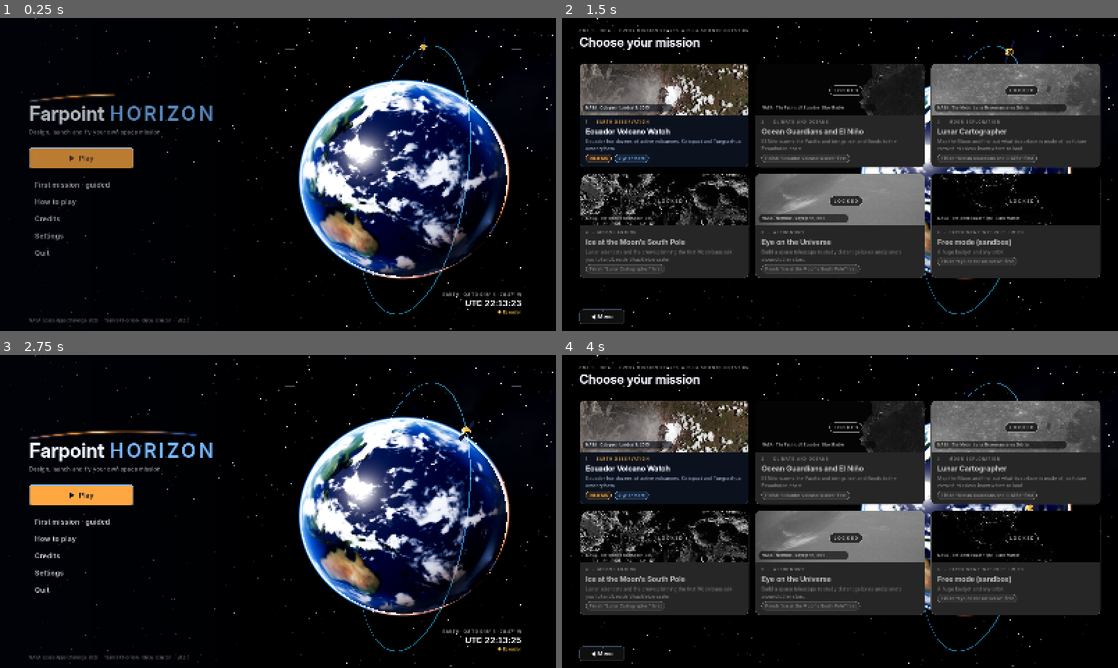
Above: before the commit, frames 1-4 (two rows, left to right).
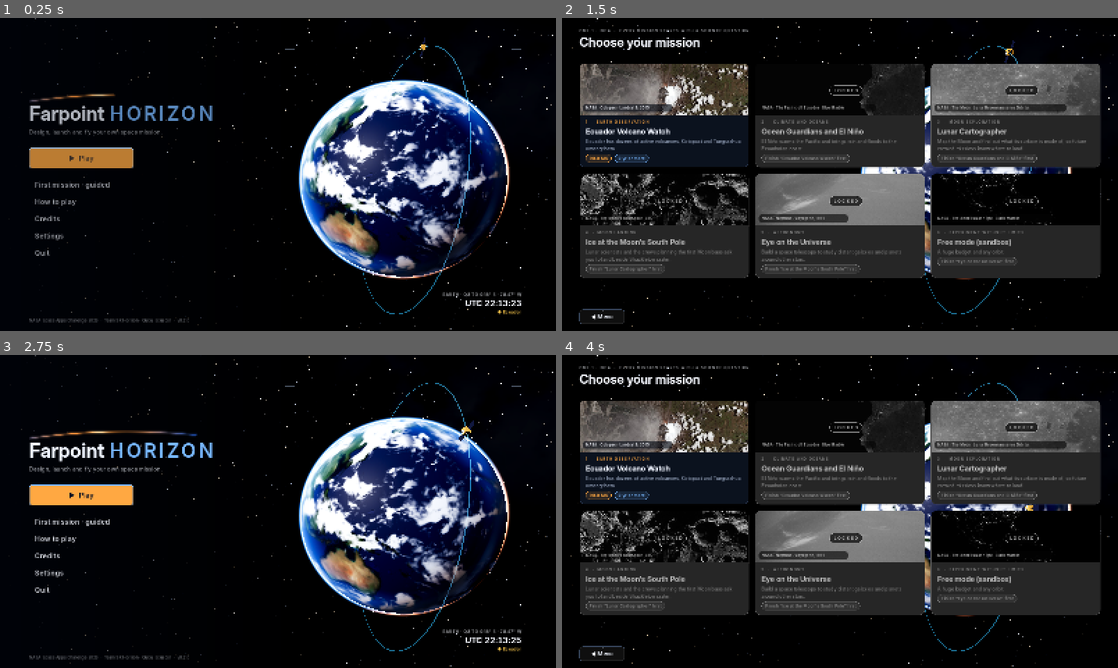
Above: after the commit, the same moments.

Repository: alexanderkholodov1/farpoint-horizon
Game: Godot game, scene res://scenes/main.tscn
Same seed, same stepped clock (60 frames per second), same inputs: the game is played once before the commit and once after it. Sound files missing from this copy of the repository are replaced by a short silence.
Inputs (mouse positions are in pixels of both pictures, inside the frame that each line leads up to):
- Up to frame 1 (0.25 s): no input
- Up to frame 2 (1.5 s): click "▶ Play" at 0.5 s; tap Enter at 1.25 s; move the mouse to (962, 158) at 1.27 s; hold Right from 1.28 s (still down); tap M at 1.35 s; click (962, 158) at 1.42 s
- Up to frame 3 (2.75 s): tap Space at 1.52 s; release Right at 2 s; click "◀ Menu" at 2 s
- Up to frame 4 (4 s): click "▶ Play" at 2.75 s; drag from (728, 527) to (812, 574) at 3.52 s

The runs differ from the first frame. In frame 1, 0.8% of the frame differs, in the area x 61-89%, y 36-68%; in frame 2, 0.2%; in frame 3, 0.8%; in frame 4, 0.2%.

Commit message:
The trip's key moments as timed presses: a ring closes on a circle around the craft for the ignition, the cut, the brake and the round orbit, each graded and summed up at the Moon, with slow motion for the cuts; flames in vacuum short and smokeless; the craft seated on the lander on an adapter; a softer ocean glint; fast time watched on the map (issues #8, #12, #36)

Diff:
--- a/i18n/design_guide.csv
+++ b/i18n/design_guide.csv
@@ -98,3 +98,17 @@
 Braking: watch your path close into a loop around the Moon,Frenando: mira cómo tu trayectoria se cierra en un lazo alrededor de la Luna
 your plan first,primero tu plan
 Speed lost,Velocidad perdida
+SPACE,ESPACIO
+IGNITE,ENCENDER
+PERFECT,PERFECTO
+GOOD,BIEN
+EARLY,PRONTO
+LATE,TARDE
+AUTO,AUTO
+Ignition,Encendido
+Cut,Corte
+%d × %d km over its surface.,%d × %d km sobre su superficie.
+Press SPACE when the ring closes on the circle: that cuts the engine,Pulsa ESPACIO cuando el anillo se cierre sobre el círculo: eso apaga el motor
+Press SPACE when the ring closes on the circle,Pulsa ESPACIO cuando el anillo se cierre sobre el círculo
+"Press SPACE when the ring closes: the rounder the orbit, the better","Pulsa ESPACIO cuando el anillo se cierre: cuanto más redonda la órbita, mejor"
+Press SPACE when the ring closes on the circle to brake,Pulsa ESPACIO cuando el anillo se cierre sobre el círculo para frenar
--- a/scripts/flight/flight_hud.gd
+++ b/scripts/flight/flight_hud.gd
@@ -56,6 +56,7 @@
 
 
 var _top_right: HBoxContainer
+var ring: Instruments.TimingRing   ## The timing ring in the middle (ring_show, ring_grade).
 var _hint_tw: Tween
 
 
@@ -160,7 +161,7 @@
 	big.horizontal_alignment = HORIZONTAL_ALIGNMENT_CENTER
 	big.add_theme_constant_override("outline_size", 12)
 	big.add_theme_color_override("font_outline_color", Color(0, 0, 0, 0.55))
-	Kit.place(big, 0.5, 0.2, 0.5, 0.2, -600, -50, 600, 32)
+	Kit.place(big, 0, 0.2, 1, 0.2, 500, -50, -400, 32)
 	big.mouse_filter = Control.MOUSE_FILTER_IGNORE
 	add_child(big)
 	sub = Kit.lbl("", Kit.T_ACTION, Kit.C_ON_DARK, Kit.FONT_B, true)
@@ -170,6 +171,10 @@
 	Kit.place(sub, 0, 0.2, 1, 0.2, 520, 38, -420, 110)   # the column between the readouts and the buttons, at any width
 	sub.mouse_filter = Control.MOUSE_FILTER_IGNORE
 	add_child(sub)
+	ring = Instruments.TimingRing.new()
+	Kit.place(ring, 0.5, 0.5, 0.5, 0.5, -320, -250, 320, 330)
+	ring.visible = false
+	add_child(ring)
 	var hb: Array = Kit.hint_box()
 	hint_panel = hb[0]
 	hint_lbl = hb[1]
@@ -322,6 +327,20 @@
 	g.text = text
 
 
+## Shows the timing ring this frame: `remaining` from 1 (far) to 0 (press now), `window` how near 0 is on time.
+func ring_show(label: String, remaining: float, window := 0.05) -> void:
+	ring.active = true
+	ring.label = label
+	ring.remaining = remaining
+	ring.window = window
+
+
+## Flashes how a timed press went ("PERFECT", "LATE"...).
+func ring_grade(text: String, col: Color) -> void:
+	ring.grade(text, col)
+	Sound.player(self, "chime" if col == Kit.C_OK else "beep").play()
+
+
 ## Renames a gauge (the same instrument reads the speed added in a burn and the speed lost in a brake).
 func name_gauge(name_: String, label: String) -> void:
 	_gauges[name_].title = label
@@ -337,6 +356,10 @@
 		_msg_tw.kill()
 	big.text = big_text
 	sub.text = small_text
+	var fs := Kit.T_SHOUT
+	while fs > 30 and Kit.FONT_T.get_string_size(big_text, HORIZONTAL_ALIGNMENT_LEFT, -1, fs).x > maxf(size.x - 920.0, 300.0):
+		fs -= 2
+	big.add_theme_font_size_override("font_size", fs)
 	big.add_theme_color_override("font_color", col)
 	big.modulate.a = 1.0
 	sub.modulate.a = 1.0
--- a/scripts/flight/flight_scene.gd
+++ b/scripts/flight/flight_scene.gd
@@ -153,6 +153,10 @@
 	var craft := Ship.build(m)
 	var r: float = craft.get_meta("radius", 1.0)
 	craft.scale = Vector3.ONE * (size * 0.4 / maxf(r, 0.01))
-	craft.position = Vector3(0, -leg * 0.25 + size * 0.16 + size * 0.3, 0)
+	# the craft sits on the lander's deck on an adapter cone, as a payload on its stage (it floated above it before)
+	var deck_top := -leg * 0.25 + size * 0.16
+	Ship.cyl(root, size * 0.09, size * 0.24, size * 0.2, Vector3(0, deck_top + size * 0.1, 0), metal)
+	Ship.cyl(root, size * 0.25, size * 0.25, size * 0.02, Vector3(0, deck_top + size * 0.01, 0), dark)
+	craft.position = Vector3(0, deck_top + size * 0.2, 0)
 	root.add_child(craft)
 	return root
--- a/scripts/flight/instruments.gd
+++ b/scripts/flight/instruments.gd
@@ -332,3 +332,59 @@
 		var kx := lerpf(track.position.x + 10.0, track.end.x - 10.0, _k)
 		draw_circle(Vector2(kx, size.y * 0.5), 8.0, Color(0.9, 0.93, 0.98).lerp(lit, _k))
 		draw_circle(Vector2(kx, size.y * 0.5), 3.0, Color(0, 0, 0, 0.25))
+
+
+## A timing ring, for the moments that ask for one press at the right instant (light the engine, cut it, brake): a
+## ring closes onto a fixed circle and the pilot presses when they meet. `remaining` runs from 1 (far) to 0 (now) and
+## below (late); `window` is how near 0 still counts as on time. grade() flashes how the press went.
+class TimingRing extends Control:
+	var active := false
+	var remaining := 1.0
+	var window := 0.05
+	var label := ""
+	var _grade := ""
+	var _grade_col := Color.WHITE
+	var _grade_t := 9.0
+	var _t := 0.0
+
+	func _init() -> void:
+		mouse_filter = Control.MOUSE_FILTER_IGNORE
+
+	func grade(text: String, col: Color) -> void:
+		_grade = text
+		_grade_col = col
+		_grade_t = 0.0
+
+	func _process(delta: float) -> void:
+		_t += delta
+		_grade_t += delta
+		visible = active or _grade_t < 1.6
+		queue_redraw()
+
+	func _draw() -> void:
+		var c := size * 0.5
+		var r0 := 62.0
+		if active:
+			var on: bool = absf(remaining) <= window
+			var late: bool = remaining < -window
+			var target: Color = Kit.C_OK if on else Kit.C_GOLD
+			draw_arc(c, r0, 0.0, TAU, 64, Color(target, 0.95), 5.0 if on else 3.0, true)
+			for k in 4:   # four marks, as a sight
+				var a := TAU * k / 4.0
+				draw_line(c + Vector2.from_angle(a) * (r0 - 9.0), c + Vector2.from_angle(a) * (r0 + 9.0), Color(target, 0.9), 2.0, true)
+			var r := r0 * (1.0 + 2.4 * clampf(remaining, -0.25, 1.4))
+			var col: Color = Kit.C_BAD if late else (Kit.C_OK if on else Kit.C_ACCENT)
+			draw_arc(c, r, 0.0, TAU, 72, Color(col, 0.35), 9.0, true)
+			draw_arc(c, r, 0.0, TAU, 72, col, 3.0, true)
+			# the key and the word
+			var word := TranslationServer.translate("SPACE") + "  ·  " + label
+			var w := Kit.FONT_B.get_string_size(word, HORIZONTAL_ALIGNMENT_LEFT, -1, Kit.T_BODY).x + 28.0
+			var box := Rect2(c + Vector2(-w * 0.5, r0 + 26.0), Vector2(w, 30.0))
+			draw_style_box(Kit.flat(Color(0.0, 0.01, 0.04, 0.8), Color(target, 0.9 if on else 0.5 + 0.3 * sin(_t * 8.0)), 8, 2, 0, 0), box)
+			draw_string(Kit.FONT_B, box.position + Vector2(0, 21), word, HORIZONTAL_ALIGNMENT_CENTER, w, Kit.T_BODY, target)
+		if _grade_t < 1.6:
+			var k := clampf(_grade_t / 0.18, 0.0, 1.0)
+			var fade := 1.0 - smoothstep(1.0, 1.6, _grade_t)
+			var fs := int(lerpf(64.0, 44.0, k))
+			draw_string_outline(Kit.FONT_T, c + Vector2(-300, -r0 - 34.0), _grade, HORIZONTAL_ALIGNMENT_CENTER, 600, fs, 10, Color(0, 0, 0, 0.6 * fade))
+			draw_string(Kit.FONT_T, c + Vector2(-300, -r0 - 34.0), _grade, HORIZONTAL_ALIGNMENT_CENTER, 600, fs, Color(_grade_col, fade))
--- a/scripts/screens/flight.gd
+++ b/scripts/screens/flight.gd
@@ -35,7 +35,7 @@
 const BURN_WARP := 50.0             ## Time while an engine burns: a six-minute burn in about seven seconds.
 const SUN_LON_DEG := 233.0          ## The Sun's ecliptic longitude on 15 November 2026 (about; our simplification).
 const UNIX_DAY0 := 1794700800       ## 15 November 2026 00:00 UTC, the first row of the Moon's ephemeris.
-const OVERBURN := 1.002              ## The flight computer cuts the burn for a pilot who has not cut by the planned speed: 1 % more already passes the Moon thousands of km too far.
+const OVERBURN := 1.01              ## The flight computer cuts the burn for a pilot who has not cut by the planned speed: 1 % more already passes the Moon thousands of km too far.
 const BRAKE_DV_MAX := 2500.0         ## m/s: a brake that has burned this much and still is not held has failed (a real one is about 900).
 const STEPS_TEXT := ["Plan", "Burn", "Coast", "Brake", "Moon orbit"]   ## The trip's steps, shown across the top.
 const STEP_OF := {"plan": 0, "burn": 1, "coast": 2, "missed": 2, "capture": 3, "lunar": 4}
@@ -70,6 +70,7 @@
 var missed_ms := 0
 var steps_row: HBoxContainer
 var cam_idle := 0.0
+var grades: Array = []              ## How each timed press went ("Ignition · PERFECT"), told at the end.
 var brake_dv := 900.0              ## The speed the brake has to take off (m/s), for its gauge.
 var now_lbl: Label
 var minimap: MiniMap
@@ -218,7 +219,7 @@
 	var r: float = ship.get_meta("radius", 1.0)
 	ship.scale = Vector3.ONE * (4.0 / maxf(r, 0.01))     # about 4 m across
 	cv.add_child(ship)
-	flame = Space.make_flame(1.6)
+	flame = Space.make_vacuum_flame(1.6)
 	cv.add_child(flame)
 	cv_earth = Space.make_earth(1.0, false)
 	cv.add_child(cv_earth)
@@ -334,15 +335,15 @@
 				return tr("Wait: mission control is planning your departure")
 			if not plan_ok:
 				return tr("Press SPACE (or Ready) to take this plan")
-			return tr("Press SPACE at zero to light the engine") if hud.action.lit else tr("Wait: time runs by itself to the burn")
+			return tr("Press SPACE when the ring closes on the circle") if hud.action.lit else tr("Wait: time runs by itself to the burn")
 		"burn":
-			return tr("Press SPACE to cut the engine when the bar reaches the mark")
+			return tr("Press SPACE when the ring closes on the circle: that cuts the engine")
 		"coast":
 			if correction_state == "offered":
 				return tr("Press SPACE to correct your path")
 			return tr("Nothing to do: you coast toward the Moon and time runs by itself")
 		"capture":
-			return tr("Braking: watch your path close into a loop around the Moon") if braking else tr("Press SPACE at zero to brake and stay at the Moon")
+			return tr("Press SPACE when the ring closes: the rounder the orbit, the better") if braking else tr("Press SPACE when the ring closes on the circle to brake")
 		"lunar":
 			return tr("You circle the Moon. Look at your orbit, then press SPACE to go down and land")
 		"missed":
@@ -392,6 +393,7 @@
 # ===================================================================================== EACH FRAME
 func process(delta: float) -> void:
 	phase_t += delta
+	hud.ring.active = false
 	# each phase sets how fast time may run first, and only then takes its step (delta * hud.warp): a step taken at the
 	# speed of the wait just ended would jump past the moment the phase slowed down for
 	match phase:
@@ -408,6 +410,9 @@
 		"missed":
 			_missed_phase(delta)
 	plan_panel.visible = phase == "plan" and not plan.is_empty() and not plan_ok
+	# seen from beside the craft, fast time is the Earth flashing from day to night every few seconds: the map shows it
+	if view_auto and view == "craft" and hud.warp > 300.0:
+		view = "map"
 	_draw_map()
 	_draw_craft_view()
 	_camera(delta)
@@ -510,6 +515,7 @@
 		last_count = n
 		sfx.beep.play()
 		hud.message(tr("BURN IN %d") % n if n > 0 else tr("BURN NOW"), tr("Press SPACE to light the engine."), Kit.C_ACCENT, 0.0)
+	hud.ring_show(tr("IGNITE"), left / COUNTDOWN, 0.5 / COUNTDOWN)
 	if (_computer() and left <= 0.0) or left <= -GRACE:
 		if not _computer():
 			hud.hint(tr("The flight computer lit the engine for you."))
@@ -566,7 +572,7 @@
 				_go_ahead()
 				return
 			if hud.action.lit:
-				_start_burn()
+				_start_burn(true)
 			else:
 				hud.message(tr("NOT YET"), tr("The countdown comes first: the burn is in %s.") % _span(burn_start - m.t), Kit.C_WARN, 2.0)
 		"burn":
@@ -581,7 +587,7 @@
 				_correct(false)
 		"capture":
 			if not braking and hud.action.lit:
-				_brake()
+				_brake(true)
 			elif braking:
 				_end_capture(false)
 		"lunar":
@@ -591,7 +597,26 @@
 
 
 # ===================================================================================== 2. THE BURN
-func _start_burn() -> void:
+## How a timed press went, from how far off it was (seconds, + early, - late) against the windows `good` and `ok`.
+func _grade(what: String, off: float, good: float, ok: float, by_pilot: bool) -> void:
+	var word := "AUTO"
+	var col: Color = Kit.C_ACCENT
+	if by_pilot:
+		if absf(off) <= good:
+			word = "PERFECT"
+			col = Kit.C_OK
+		elif absf(off) <= ok:
+			word = "GOOD"
+			col = Kit.C_GOLD
+		else:
+			word = "EARLY" if off > 0.0 else "LATE"
+			col = Kit.C_WARN
+	grades.append(tr(what) + " " + tr(word))
+	hud.ring_grade(tr(word), col)
+
+
+func _start_burn(by_pilot := false) -> void:
+	_grade("Ignition", burn_start - m.t, 0.5, 1.5, by_pilot)
 	phase = "burn"
 	phase_t = 0.0
 	burn_t0 = m.t
@@ -638,6 +663,11 @@
 	m.advance(step, throttle, 1.0)
 	_refresh_pred(0.25)
 	hud.gauge("burn", m.dv_used / dv_plan / 1.1, "%d / %d m/s" % [roundi(m.dv_used), roundi(dv_plan)])
+	var to_go: float = dv_plan - m.dv_used
+	hud.ring_show(tr("CUT"), to_go / (dv_plan * 0.33), 0.01 / 0.33)
+	if not _computer() and to_go < 450.0 and hud.warp > 10.0:
+		hud.set_warp(10.0)   # the last of the burn in slow motion: the cut is the pilot's
+		hud.auto_note = ""
 	if _computer() and m.dv_used >= dv_plan - 0.05:
 		_cut(true)
 	elif m.dv_used >= dv_plan * OVERBURN:
@@ -647,6 +677,11 @@
 
 func _cut(by_computer: bool) -> void:
 	var error: float = (float(m.dv_used) - dv_plan) / dv_plan
+	if by_computer and not _computer():
+		grades.append(tr("Cut") + " " + tr("LATE"))
+		hud.ring_grade(tr("LATE"), Kit.C_WARN)
+	else:
+		_grade("Cut", -error * 100.0, 0.3, 1.0, not by_computer)   # in percent of the planned speed
 	GameState.flight["tli"] = {"dv": roundi(m.dv_used), "target": roundi(dv_plan), "error": snappedf(error, 0.0001),
 		"by": "computer" if by_computer else "pilot", "shift_deg": shift_deg, "burn_s": roundi(m.t - burn_t0), "t_cut": m.t}
 	GameState.flight_moment("tli", GameState.flight.tli)
@@ -682,7 +717,7 @@
 		_refresh_pred(0.4)
 		if m.t >= at - 0.5:
 			hud.set_warp(1.0)
-			correction = m.plan_correction()
+			correction = m.plan_correction(150.0)
 			if correction.is_empty() or absf(float(correction.dv)) < 0.5:
 				correction_state = "done"
 				GameState.flight["correction"] = {"dv": 0.0}
@@ -754,6 +789,7 @@
 			last_count = n
 			sfx.beep.play()
 			hud.message(tr("BRAKE IN %d") % n if n > 0 else tr("BRAKE NOW"), tr("You fall past the Moon at %.1f km/s. Press SPACE to burn against your motion and stay.") % (m.about_moon().v / 1000.0), Kit.C_ACCENT, 0.0)
+		hud.ring_show(tr("BRAKE"), left / COUNTDOWN, 0.5 / COUNTDOWN)
 		if (_computer() and left <= 0.0) or left <= -GRACE:
 			_brake()
 		_refresh_pred(0.4)
@@ -776,12 +812,21 @@
 	var here: float = m.about_moon().r - m.r_m
 	# the Moon holds the craft once the orbit's high point comes down to where the craft is: then it is nearly round;
 	# and the engine never brakes on into an orbit that would meet the ground
-	if o.high < maxf(LUNAR_ORBIT_HIGH, here + 40000.0) or (o.high < INF and o.low < 30000.0):
+	var left_dv: float = brake_dv - m.dv_used
+	hud.ring_show(tr("CUT"), left_dv / (brake_dv * 0.33), 0.03 / 0.33)
+	if not _computer() and left_dv < 220.0 and hud.warp > 5.0:
+		hud.set_warp(5.0)    # slow motion for the cut that rounds the orbit
+	if _computer():
+		if o.high < maxf(LUNAR_ORBIT_HIGH, here + 40000.0) or (o.high < INF and o.low < 30000.0):
+			_end_capture(true)
+	# the pilot cuts when the orbit is round; left burning, the engine stops before the low point meets the ground
+	elif o.high < INF and (o.low < 30000.0 or o.high < here + 12000.0 or m.dv_used > brake_dv * 1.15):
 		_end_capture(true)
 	_refresh_pred(0.4)
 
 
-func _brake() -> void:
+func _brake(by_pilot := false) -> void:
+	_grade("Brake", capture_at - m.t, 0.5, 1.5, by_pilot)
 	braking = true
 	burn_ms = Time.get_ticks_msec()
 	m.dv_used = 0.0
@@ -804,6 +849,11 @@
 	if o.high == INF:
 		hud.message(tr("KEEP BRAKING"), tr("Still too fast to stay."), Kit.C_WARN, 1.5)
 		return
+	if by_computer and not _computer():
+		grades.append(tr("Orbit") + " " + tr("LATE"))
+		hud.ring_grade(tr("LATE"), Kit.C_WARN)
+	else:
+		_grade("Orbit", (o.high - o.low) / 1000.0, 60.0, 200.0, not by_computer)   # how round, in km
 	braking = false
 	throttle = 0.0
 	hud.lever.value = 0.0
@@ -822,7 +872,7 @@
 		view = "map"
 		map_view = "moon"
 		zoom = 1.0
-	hud.message(tr("IN ORBIT AROUND THE MOON"), tr("%d × %d km over its surface. The lander gets ready to go down.") % [roundi(o.low / 1000.0), roundi(o.high / 1000.0)], Kit.C_OK, 0.0)
+	hud.message(tr("IN ORBIT AROUND THE MOON"), tr("%d × %d km over its surface.") % [roundi(o.low / 1000.0), roundi(o.high / 1000.0)] + "\n" + "  ·  ".join(grades), Kit.C_OK, 0.0)
 	hud.hint(tr("The Moon holds you now: you go round it without burning any fuel, a lap about every two hours. The small map shows your orbit. When you are ready, press SPACE to go down to Shackleton's rim."))
 
 
--- a/scripts/screens/landing.gd
+++ b/scripts/screens/landing.gd
@@ -72,7 +72,7 @@
 	model.spend_fuel(float(tli.get("lander_fuel_used", 0.0)))
 	lander = Scene3D.lander(mission, 3.2, Descent.LEG)
 	world.stage.add_child(lander)
-	flame = Space.make_flame(0.45)
+	flame = Space.make_vacuum_flame(0.45)
 	lander.get_node("Nozzle").add_child(flame)
 	dust = Scene3D.dust_ring(Vector3.ZERO, 3.0)
 	world.stage.add_child(dust)
--- a/scripts/space_builder.gd
+++ b/scripts/space_builder.gd
@@ -242,6 +242,28 @@
 	return p
 
 
+## An engine's flame where there is no air: a short, bright jet that stays with the craft and leaves no smoke
+## (smoke is exhaust slowed and cooled by air; in vacuum the gas just spreads and vanishes).
+static func make_vacuum_flame(scale: float) -> CPUParticles3D:
+	var p := make_flame(scale)
+	p.local_coords = true
+	p.amount = 90
+	p.lifetime = 0.32
+	p.spread = 7.0
+	p.initial_velocity_min = 11.0 * scale
+	p.initial_velocity_max = 15.0 * scale
+	var sc := Curve.new()
+	sc.add_point(Vector2(0, 0.7))
+	sc.add_point(Vector2(1, 1.7))
+	p.scale_amount_curve = sc
+	var g := Gradient.new()
+	g.set_color(0, Color(1.0, 0.97, 0.85, 0.95))
+	g.set_color(1, Color(1.0, 0.45, 0.1, 0.0))
+	g.add_point(0.3, Color(1.0, 0.72, 0.3, 0.7))
+	p.color_ramp = g
+	return p
+
+
 ## The ground cloud at ignition: steam from the sound suppression water and exhaust pushed out along the pad,
 ## billowing wide and slowly, as in launch footage. Unshaded and casting no shadow: a cloud has no hard silhouette.
 static func make_pad_smoke() -> CPUParticles3D:
--- a/shaders/earth.gdshader
+++ b/shaders/earth.gdshader
@@ -54,9 +54,9 @@
 	vec3 air = mix(haze, dusk, twilight * 0.5);
 	c = mix(c, air, clamp(rim * 0.6 + 0.03, 0.0, 0.75) * day);
 	ALBEDO = c * 1.1;
-	ROUGHNESS = mix(0.92, 0.2, ocean);
+	ROUGHNESS = mix(0.92, 0.42, ocean);   // a wide, soft glint: a mirror-sharp one blew out to white seen from low orbit
 	// no glare smeared along the limb: the glint fades well before grazing angles
-	SPECULAR = mix(0.08, 0.5, ocean) * (1.0 - smoothstep(0.35, 0.8, 1.0 - clamp(dot(NORMAL, VIEW), 0.0, 1.0)));
+	SPECULAR = mix(0.08, 0.3, ocean) * (1.0 - smoothstep(0.35, 0.8, 1.0 - clamp(dot(NORMAL, VIEW), 0.0, 1.0)));
 	float night = smoothstep(0.08, -0.18, ndl);
 	float lights = texture(night_tex, UV).r * (1.0 - shadow * 0.7);
 	EMISSION = vec3(1.0, 0.68, 0.32) * lights * night * 2.2 + air * rim * day * 0.18;
